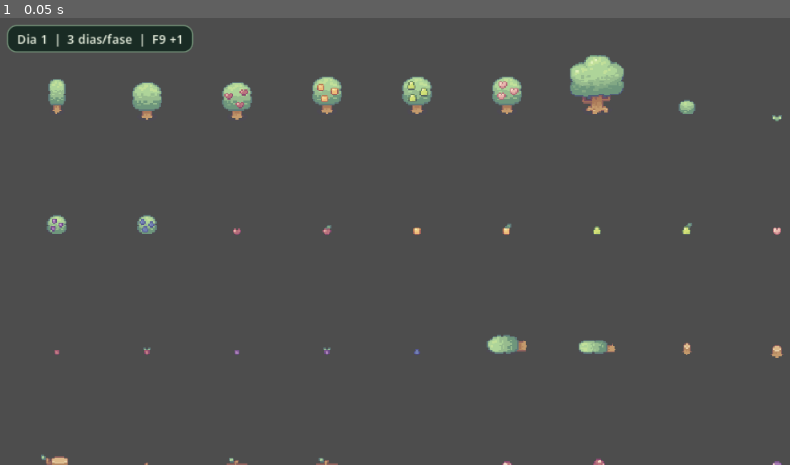
Above: before the commit, frame 1.
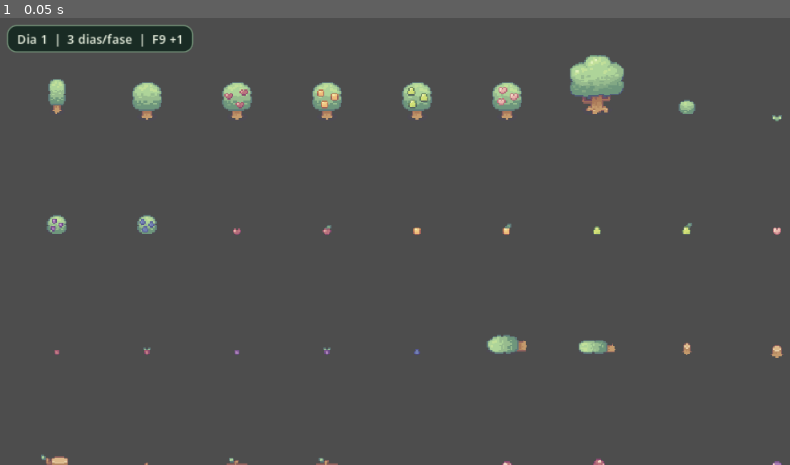
Above: after the commit, the same moment.

Repository: HelioConde/Slime-Harvest
Game: Godot game, scene res://scenes/objects/ObjectCatalog.tscn
Same seed, same stepped clock (60 frames per second), same inputs: the game is played once before the commit and once after it. This scene is started directly instead of the project's main scene.
Inputs:
- Up to frame 1 (0.05 s): no input

The runs differ from the first frame. In frame 1, 0.7% of the frame differs, in the area x 39-67%, y 13-23%.

Commit message:
feat(godot): animate orange peach and pear trees from existing apple tree template

Diff:
--- a/scenes/objects/trees/tree_apple.tscn
+++ b/scenes/objects/trees/tree_apple.tscn
@@ -134,7 +134,7 @@
 "duration": 1.0,
 "texture": SubResource("AtlasTexture_0seu4")
 }],
-"loop": 1,
+"loop": 0,
 "name": &"falling",
 "speed": 5.0
 }, {
--- a/scenes/objects/trees/tree_orange.tscn
+++ b/scenes/objects/trees/tree_orange.tscn
@@ -1,22 +1,206 @@
-[gd_scene load_steps=3 format=3]
-
-[ext_resource type="Texture2D" path="res://data/objects/trees/tree_orange.tres" id="1_texture"]
-[ext_resource type="Script" path="res://scripts/trees/choppable_tree.gd" id="choppable_script"]
+[gd_scene format=3]
+
+[ext_resource type="Texture2D" path="res://assets/Objects/Tree animations/tree orange sprites.png" id="1_ng81s"]
+[ext_resource type="Script" path="res://scripts/trees/choppable_tree.gd" id="1_chop"]
+
+[sub_resource type="AtlasTexture" id="AtlasTexture_3sxmd"]
+atlas = ExtResource("1_ng81s")
+region = Rect2(0, 144, 48, 48)
+
+[sub_resource type="AtlasTexture" id="AtlasTexture_mqcyn"]
+atlas = ExtResource("1_ng81s")
+region = Rect2(48, 144, 48, 48)
+
+[sub_resource type="AtlasTexture" id="AtlasTexture_fvpwd"]
+atlas = ExtResource("1_ng81s")
+region = Rect2(96, 144, 48, 48)
+
+[sub_resource type="AtlasTexture" id="AtlasTexture_ott6m"]
+atlas = ExtResource("1_ng81s")
+region = Rect2(144, 144, 48, 48)
+
+[sub_resource type="AtlasTexture" id="AtlasTexture_pwwwc"]
+atlas = ExtResource("1_ng81s")
+region = Rect2(192, 144, 48, 48)
+
+[sub_resource type="AtlasTexture" id="AtlasTexture_wpdwo"]
+atlas = ExtResource("1_ng81s")
+region = Rect2(240, 144, 48, 48)
+
+[sub_resource type="AtlasTexture" id="AtlasTexture_l0qd5"]
+atlas = ExtResource("1_ng81s")
+region = Rect2(288, 144, 48, 48)
+
+[sub_resource type="AtlasTexture" id="AtlasTexture_3b7ux"]
+atlas = ExtResource("1_ng81s")
+region = Rect2(336, 144, 48, 48)
+
+[sub_resource type="AtlasTexture" id="AtlasTexture_jnfrt"]
+atlas = ExtResource("1_ng81s")
+region = Rect2(384, 144, 48, 48)
+
+[sub_resource type="AtlasTexture" id="AtlasTexture_ampa4"]
+atlas = ExtResource("1_ng81s")
+region = Rect2(432, 144, 48, 48)
+
+[sub_resource type="AtlasTexture" id="AtlasTexture_fa808"]
+atlas = ExtResource("1_ng81s")
+region = Rect2(480, 144, 48, 48)
+
+[sub_resource type="AtlasTexture" id="AtlasTexture_0seu4"]
+atlas = ExtResource("1_ng81s")
+region = Rect2(528, 144, 48, 48)
+
+[sub_resource type="AtlasTexture" id="AtlasTexture_y63d2"]
+atlas = ExtResource("1_ng81s")
+region = Rect2(0, 48, 48, 48)
+
+[sub_resource type="AtlasTexture" id="AtlasTexture_x57jm"]
+atlas = ExtResource("1_ng81s")
+region = Rect2(48, 48, 48, 48)
+
+[sub_resource type="AtlasTexture" id="AtlasTexture_0yg8q"]
+atlas = ExtResource("1_ng81s")
+region = Rect2(96, 48, 48, 48)
+
+[sub_resource type="AtlasTexture" id="AtlasTexture_cqcxi"]
+atlas = ExtResource("1_ng81s")
+region = Rect2(144, 48, 48, 48)
+
+[sub_resource type="AtlasTexture" id="AtlasTexture_gx6wf"]
+atlas = ExtResource("1_ng81s")
+region = Rect2(0, 0, 48, 48)
+
+[sub_resource type="AtlasTexture" id="AtlasTexture_056ur"]
+atlas = ExtResource("1_ng81s")
+region = Rect2(0, 96, 48, 48)
+
+[sub_resource type="AtlasTexture" id="AtlasTexture_qdefp"]
+atlas = ExtResource("1_ng81s")
+region = Rect2(48, 96, 48, 48)
+
+[sub_resource type="AtlasTexture" id="AtlasTexture_1prrq"]
+atlas = ExtResource("1_ng81s")
+region = Rect2(96, 96, 48, 48)
+
+[sub_resource type="AtlasTexture" id="AtlasTexture_o0xxn"]
+atlas = ExtResource("1_ng81s")
+region = Rect2(144, 96, 48, 48)
+
+[sub_resource type="AtlasTexture" id="AtlasTexture_j4b2k"]
+atlas = ExtResource("1_ng81s")
+region = Rect2(192, 96, 48, 48)
+
+[sub_resource type="AtlasTexture" id="AtlasTexture_wqk40"]
+atlas = ExtResource("1_ng81s")
+region = Rect2(240, 96, 48, 48)
+
+[sub_resource type="SpriteFrames" id="SpriteFrames_uv805"]
+animations = [{
+"frames": [{
+"duration": 1.0,
+"texture": SubResource("AtlasTexture_3sxmd")
+}, {
+"duration": 1.0,
+"texture": SubResource("AtlasTexture_mqcyn")
+}, {
+"duration": 1.0,
+"texture": SubResource("AtlasTexture_fvpwd")
+}, {
+"duration": 1.0,
+"texture": SubResource("AtlasTexture_ott6m")
+}, {
+"duration": 1.0,
+"texture": SubResource("AtlasTexture_pwwwc")
+}, {
+"duration": 1.0,
+"texture": SubResource("AtlasTexture_wpdwo")
+}, {
+"duration": 1.0,
+"texture": SubResource("AtlasTexture_l0qd5")
+}, {
+"duration": 1.0,
+"texture": SubResource("AtlasTexture_3b7ux")
+}, {
+"duration": 1.0,
+"texture": SubResource("AtlasTexture_jnfrt")
+}, {
+"duration": 1.0,
+"texture": SubResource("AtlasTexture_ampa4")
+}, {
+"duration": 1.0,
+"texture": SubResource("AtlasTexture_fa808")
+}, {
+"duration": 1.0,
+"texture": SubResource("AtlasTexture_0seu4")
+}],
+"loop": 0,
+"name": &"falling",
+"speed": 5.0
+}, {
+"frames": [{
+"duration": 1.0,
+"texture": SubResource("AtlasTexture_y63d2")
+}, {
+"duration": 1.0,
+"texture": SubResource("AtlasTexture_x57jm")
+}, {
+"duration": 1.0,
+"texture": SubResource("AtlasTexture_0yg8q")
+}, {
+"duration": 1.0,
+"texture": SubResource("AtlasTexture_cqcxi")
+}],
+"loop": 1,
+"name": &"growing",
+"speed": 5.0
+}, {
+"frames": [{
+"duration": 1.0,
+"texture": SubResource("AtlasTexture_gx6wf")
+}],
+"loop": 1,
+"name": &"idle",
+"speed": 5.0
+}, {
+"frames": [{
+"duration": 1.0,
+"texture": SubResource("AtlasTexture_056ur")
+}, {
+"duration": 1.0,
+"texture": SubResource("AtlasTexture_qdefp")
+}, {
+"duration": 1.0,
+"texture": SubResource("AtlasTexture_1prrq")
+}, {
+"duration": 1.0,
+"texture": SubResource("AtlasTexture_o0xxn")
+}, {
+"duration": 1.0,
+"texture": SubResource("AtlasTexture_j4b2k")
+}, {
+"duration": 1.0,
+"texture": SubResource("AtlasTexture_wqk40")
+}],
+"loop": 0,
+"name": &"wind_swaying",
+"speed": 5.0
+}]
 
 [sub_resource type="RectangleShape2D" id="Shape_base"]
-size = Vector2(12, 6)
-
-[node name="tree_orange" type="StaticBody2D" groups=["world_objects"]]
-script = ExtResource("choppable_script")
+size = Vector2(5, 6)
+
+[node name="tree" type="StaticBody2D" unique_id=1818755409 groups=["world_objects"]]
 z_index = 10
+script = ExtResource("1_chop")
 texture_filter = 1
-collision_layer = 1
 collision_mask = 2
 
-[node name="Sprite2D" type="Sprite2D" parent="."]
+[node name="AnimatedSprite2D" type="AnimatedSprite2D" parent="." unique_id=2114169284]
 position = Vector2(0, -15.5)
-texture = ExtResource("1_texture")
-
-[node name="CollisionShape2D" type="CollisionShape2D" parent="."]
-position = Vector2(0, -3.0)
+sprite_frames = SubResource("SpriteFrames_uv805")
+animation = &"wind_swaying"
+
+[node name="CollisionShape2D" type="CollisionShape2D" parent="." unique_id=1683161023]
+position = Vector2(0.5, -1)
 shape = SubResource("Shape_base")
--- a/scenes/objects/trees/tree_peach.tscn
+++ b/scenes/objects/trees/tree_peach.tscn
@@ -1,22 +1,206 @@
-[gd_scene load_steps=3 format=3]
-
-[ext_resource type="Texture2D" path="res://data/objects/trees/tree_peach.tres" id="1_texture"]
-[ext_resource type="Script" path="res://scripts/trees/choppable_tree.gd" id="choppable_script"]
+[gd_scene format=3]
+
+[ext_resource type="Texture2D" path="res://assets/Objects/Tree animations/tree peach sprites.png" id="1_ng81s"]
+[ext_resource type="Script" path="res://scripts/trees/choppable_tree.gd" id="1_chop"]
+
+[sub_resource type="AtlasTexture" id="AtlasTexture_3sxmd"]
+atlas = ExtResource("1_ng81s")
+region = Rect2(0, 144, 48, 48)
+
+[sub_resource type="AtlasTexture" id="AtlasTexture_mqcyn"]
+atlas = ExtResource("1_ng81s")
+region = Rect2(48, 144, 48, 48)
+
+[sub_resource type="AtlasTexture" id="AtlasTexture_fvpwd"]
+atlas = ExtResource("1_ng81s")
+region = Rect2(96, 144, 48, 48)
+
+[sub_resource type="AtlasTexture" id="AtlasTexture_ott6m"]
+atlas = ExtResource("1_ng81s")
+region = Rect2(144, 144, 48, 48)
+
+[sub_resource type="AtlasTexture" id="AtlasTexture_pwwwc"]
+atlas = ExtResource("1_ng81s")
+region = Rect2(192, 144, 48, 48)
+
+[sub_resource type="AtlasTexture" id="AtlasTexture_wpdwo"]
+atlas = ExtResource("1_ng81s")
+region = Rect2(240, 144, 48, 48)
+
+[sub_resource type="AtlasTexture" id="AtlasTexture_l0qd5"]
+atlas = ExtResource("1_ng81s")
+region = Rect2(288, 144, 48, 48)
+
+[sub_resource type="AtlasTexture" id="AtlasTexture_3b7ux"]
+atlas = ExtResource("1_ng81s")
+region = Rect2(336, 144, 48, 48)
+
+[sub_resource type="AtlasTexture" id="AtlasTexture_jnfrt"]
+atlas = ExtResource("1_ng81s")
+region = Rect2(384, 144, 48, 48)
+
+[sub_resource type="AtlasTexture" id="AtlasTexture_ampa4"]
+atlas = ExtResource("1_ng81s")
+region = Rect2(432, 144, 48, 48)
+
+[sub_resource type="AtlasTexture" id="AtlasTexture_fa808"]
+atlas = ExtResource("1_ng81s")
+region = Rect2(480, 144, 48, 48)
+
+[sub_resource type="AtlasTexture" id="AtlasTexture_0seu4"]
+atlas = ExtResource("1_ng81s")
+region = Rect2(528, 144, 48, 48)
+
+[sub_resource type="AtlasTexture" id="AtlasTexture_y63d2"]
+atlas = ExtResource("1_ng81s")
+region = Rect2(0, 48, 48, 48)
+
+[sub_resource type="AtlasTexture" id="AtlasTexture_x57jm"]
+atlas = ExtResource("1_ng81s")
+region = Rect2(48, 48, 48, 48)
+
+[sub_resource type="AtlasTexture" id="AtlasTexture_0yg8q"]
+atlas = ExtResource("1_ng81s")
+region = Rect2(96, 48, 48, 48)
+
+[sub_resource type="AtlasTexture" id="AtlasTexture_cqcxi"]
+atlas = ExtResource("1_ng81s")
+region = Rect2(144, 48, 48, 48)
+
+[sub_resource type="AtlasTexture" id="AtlasTexture_gx6wf"]
+atlas = ExtResource("1_ng81s")
+region = Rect2(0, 0, 48, 48)
+
+[sub_resource type="AtlasTexture" id="AtlasTexture_056ur"]
+atlas = ExtResource("1_ng81s")
+region = Rect2(0, 96, 48, 48)
+
+[sub_resource type="AtlasTexture" id="AtlasTexture_qdefp"]
+atlas = ExtResource("1_ng81s")
+region = Rect2(48, 96, 48, 48)
+
+[sub_resource type="AtlasTexture" id="AtlasTexture_1prrq"]
+atlas = ExtResource("1_ng81s")
+region = Rect2(96, 96, 48, 48)
+
+[sub_resource type="AtlasTexture" id="AtlasTexture_o0xxn"]
+atlas = ExtResource("1_ng81s")
+region = Rect2(144, 96, 48, 48)
+
+[sub_resource type="AtlasTexture" id="AtlasTexture_j4b2k"]
+atlas = ExtResource("1_ng81s")
+region = Rect2(192, 96, 48, 48)
+
+[sub_resource type="AtlasTexture" id="AtlasTexture_wqk40"]
+atlas = ExtResource("1_ng81s")
+region = Rect2(240, 96, 48, 48)
+
+[sub_resource type="SpriteFrames" id="SpriteFrames_uv805"]
+animations = [{
+"frames": [{
+"duration": 1.0,
+"texture": SubResource("AtlasTexture_3sxmd")
+}, {
+"duration": 1.0,
+"texture": SubResource("AtlasTexture_mqcyn")
+}, {
+"duration": 1.0,
+"texture": SubResource("AtlasTexture_fvpwd")
+}, {
+"duration": 1.0,
+"texture": SubResource("AtlasTexture_ott6m")
+}, {
+"duration": 1.0,
+"texture": SubResource("AtlasTexture_pwwwc")
+}, {
+"duration": 1.0,
+"texture": SubResource("AtlasTexture_wpdwo")
+}, {
+"duration": 1.0,
+"texture": SubResource("AtlasTexture_l0qd5")
+}, {
+"duration": 1.0,
+"texture": SubResource("AtlasTexture_3b7ux")
+}, {
+"duration": 1.0,
+"texture": SubResource("AtlasTexture_jnfrt")
+}, {
+"duration": 1.0,
+"texture": SubResource("AtlasTexture_ampa4")
+}, {
+"duration": 1.0,
+"texture": SubResource("AtlasTexture_fa808")
+}, {
+"duration": 1.0,
+"texture": SubResource("AtlasTexture_0seu4")
+}],
+"loop": 0,
+"name": &"falling",
+"speed": 5.0
+}, {
+"frames": [{
+"duration": 1.0,
+"texture": SubResource("AtlasTexture_y63d2")
+}, {
+"duration": 1.0,
+"texture": SubResource("AtlasTexture_x57jm")
+}, {
+"duration": 1.0,
+"texture": SubResource("AtlasTexture_0yg8q")
+}, {
+"duration": 1.0,
+"texture": SubResource("AtlasTexture_cqcxi")
+}],
+"loop": 1,
+"name": &"growing",
+"speed": 5.0
+}, {
+"frames": [{
+"duration": 1.0,
+"texture": SubResource("AtlasTexture_gx6wf")
+}],
+"loop": 1,
+"name": &"idle",
+"speed": 5.0
+}, {
+"frames": [{
+"duration": 1.0,
+"texture": SubResource("AtlasTexture_056ur")
+}, {
+"duration": 1.0,
+"texture": SubResource("AtlasTexture_qdefp")
+}, {
+"duration": 1.0,
+"texture": SubResource("AtlasTexture_1prrq")
+}, {
+"duration": 1.0,
+"texture": SubResource("AtlasTexture_o0xxn")
+}, {
+"duration": 1.0,
+"texture": SubResource("AtlasTexture_j4b2k")
+}, {
+"duration": 1.0,
+"texture": SubResource("AtlasTexture_wqk40")
+}],
+"loop": 0,
+"name": &"wind_swaying",
+"speed": 5.0
+}]
 
 [sub_resource type="RectangleShape2D" id="Shape_base"]
-size = Vector2(12, 6)
-
-[node name="tree_peach" type="StaticBody2D" groups=["world_objects"]]
-script = ExtResource("choppable_script")
+size = Vector2(5, 6)
+
+[node name="tree" type="StaticBody2D" unique_id=1818755409 groups=["world_objects"]]
 z_index = 10
+script = ExtResource("1_chop")
 texture_filter = 1
-collision_layer = 1
 collision_mask = 2
 
-[node name="Sprite2D" type="Sprite2D" parent="."]
+[node name="AnimatedSprite2D" type="AnimatedSprite2D" parent="." unique_id=2114169284]
 position = Vector2(0, -15.5)
-texture = ExtResource("1_texture")
-
-[node name="CollisionShape2D" type="CollisionShape2D" parent="."]
-position = Vector2(0, -3.0)
+sprite_frames = SubResource("SpriteFrames_uv805")
+animation = &"wind_swaying"
+
+[node name="CollisionShape2D" type="CollisionShape2D" parent="." unique_id=1683161023]
+position = Vector2(0.5, -1)
 shape = SubResource("Shape_base")
--- a/scenes/objects/trees/tree_pear.tscn
+++ b/scenes/objects/trees/tree_pear.tscn
@@ -1,22 +1,206 @@
-[gd_scene load_steps=3 format=3]
-
-[ext_resource type="Texture2D" path="res://data/objects/trees/tree_pear.tres" id="1_texture"]
-[ext_resource type="Script" path="res://scripts/trees/choppable_tree.gd" id="choppable_script"]
+[gd_scene format=3]
+
+[ext_resource type="Texture2D" path="res://assets/Objects/Tree animations/tree pear sprites.png" id="1_ng81s"]
+[ext_resource type="Script" path="res://scripts/trees/choppable_tree.gd" id="1_chop"]
+
+[sub_resource type="AtlasTexture" id="AtlasTexture_3sxmd"]
+atlas = ExtResource("1_ng81s")
+region = Rect2(0, 144, 48, 48)
+
+[sub_resource type="AtlasTexture" id="AtlasTexture_mqcyn"]
+atlas = ExtResource("1_ng81s")
+region = Rect2(48, 144, 48, 48)
+
+[sub_resource type="AtlasTexture" id="AtlasTexture_fvpwd"]
+atlas = ExtResource("1_ng81s")
+region = Rect2(96, 144, 48, 48)
+
+[sub_resource type="AtlasTexture" id="AtlasTexture_ott6m"]
+atlas = ExtResource("1_ng81s")
+region = Rect2(144, 144, 48, 48)
+
+[sub_resource type="AtlasTexture" id="AtlasTexture_pwwwc"]
+atlas = ExtResource("1_ng81s")
+region = Rect2(192, 144, 48, 48)
+
+[sub_resource type="AtlasTexture" id="AtlasTexture_wpdwo"]
+atlas = ExtResource("1_ng81s")
+region = Rect2(240, 144, 48, 48)
+
+[sub_resource type="AtlasTexture" id="AtlasTexture_l0qd5"]
+atlas = ExtResource("1_ng81s")
+region = Rect2(288, 144, 48, 48)
+
+[sub_resource type="AtlasTexture" id="AtlasTexture_3b7ux"]
+atlas = ExtResource("1_ng81s")
+region = Rect2(336, 144, 48, 48)
+
+[sub_resource type="AtlasTexture" id="AtlasTexture_jnfrt"]
+atlas = ExtResource("1_ng81s")
+region = Rect2(384, 144, 48, 48)
+
+[sub_resource type="AtlasTexture" id="AtlasTexture_ampa4"]
+atlas = ExtResource("1_ng81s")
+region = Rect2(432, 144, 48, 48)
+
+[sub_resource type="AtlasTexture" id="AtlasTexture_fa808"]
+atlas = ExtResource("1_ng81s")
+region = Rect2(480, 144, 48, 48)
+
+[sub_resource type="AtlasTexture" id="AtlasTexture_0seu4"]
+atlas = ExtResource("1_ng81s")
+region = Rect2(528, 144, 48, 48)
+
+[sub_resource type="AtlasTexture" id="AtlasTexture_y63d2"]
+atlas = ExtResource("1_ng81s")
+region = Rect2(0, 48, 48, 48)
+
+[sub_resource type="AtlasTexture" id="AtlasTexture_x57jm"]
+atlas = ExtResource("1_ng81s")
+region = Rect2(48, 48, 48, 48)
+
+[sub_resource type="AtlasTexture" id="AtlasTexture_0yg8q"]
+atlas = ExtResource("1_ng81s")
+region = Rect2(96, 48, 48, 48)
+
+[sub_resource type="AtlasTexture" id="AtlasTexture_cqcxi"]
+atlas = ExtResource("1_ng81s")
+region = Rect2(144, 48, 48, 48)
+
+[sub_resource type="AtlasTexture" id="AtlasTexture_gx6wf"]
+atlas = ExtResource("1_ng81s")
+region = Rect2(0, 0, 48, 48)
+
+[sub_resource type="AtlasTexture" id="AtlasTexture_056ur"]
+atlas = ExtResource("1_ng81s")
+region = Rect2(0, 96, 48, 48)
+
+[sub_resource type="AtlasTexture" id="AtlasTexture_qdefp"]
+atlas = ExtResource("1_ng81s")
+region = Rect2(48, 96, 48, 48)
+
+[sub_resource type="AtlasTexture" id="AtlasTexture_1prrq"]
+atlas = ExtResource("1_ng81s")
+region = Rect2(96, 96, 48, 48)
+
+[sub_resource type="AtlasTexture" id="AtlasTexture_o0xxn"]
+atlas = ExtResource("1_ng81s")
+region = Rect2(144, 96, 48, 48)
+
+[sub_resource type="AtlasTexture" id="AtlasTexture_j4b2k"]
+atlas = ExtResource("1_ng81s")
+region = Rect2(192, 96, 48, 48)
+
+[sub_resource type="AtlasTexture" id="AtlasTexture_wqk40"]
+atlas = ExtResource("1_ng81s")
+region = Rect2(240, 96, 48, 48)
+
+[sub_resource type="SpriteFrames" id="SpriteFrames_uv805"]
+animations = [{
+"frames": [{
+"duration": 1.0,
+"texture": SubResource("AtlasTexture_3sxmd")
+}, {
+"duration": 1.0,
+"texture": SubResource("AtlasTexture_mqcyn")
+}, {
+"duration": 1.0,
+"texture": SubResource("AtlasTexture_fvpwd")
+}, {
+"duration": 1.0,
+"texture": SubResource("AtlasTexture_ott6m")
+}, {
+"duration": 1.0,
+"texture": SubResource("AtlasTexture_pwwwc")
+}, {
+"duration": 1.0,
+"texture": SubResource("AtlasTexture_wpdwo")
+}, {
+"duration": 1.0,
+"texture": SubResource("AtlasTexture_l0qd5")
+}, {
+"duration": 1.0,
+"texture": SubResource("AtlasTexture_3b7ux")
+}, {
+"duration": 1.0,
+"texture": SubResource("AtlasTexture_jnfrt")
+}, {
+"duration": 1.0,
+"texture": SubResource("AtlasTexture_ampa4")
+}, {
+"duration": 1.0,
+"texture": SubResource("AtlasTexture_fa808")
+}, {
+"duration": 1.0,
+"texture": SubResource("AtlasTexture_0seu4")
+}],
+"loop": 0,
+"name": &"falling",
+"speed": 5.0
+}, {
+"frames": [{
+"duration": 1.0,
+"texture": SubResource("AtlasTexture_y63d2")
+}, {
+"duration": 1.0,
+"texture": SubResource("AtlasTexture_x57jm")
+}, {
+"duration": 1.0,
+"texture": SubResource("AtlasTexture_0yg8q")
+}, {
+"duration": 1.0,
+"texture": SubResource("AtlasTexture_cqcxi")
+}],
+"loop": 1,
+"name": &"growing",
+"speed": 5.0
+}, {
+"frames": [{
+"duration": 1.0,
+"texture": SubResource("AtlasTexture_gx6wf")
+}],
+"loop": 1,
+"name": &"idle",
+"speed": 5.0
+}, {
+"frames": [{
+"duration": 1.0,
+"texture": SubResource("AtlasTexture_056ur")
+}, {
+"duration": 1.0,
+"texture": SubResource("AtlasTexture_qdefp")
+}, {
+"duration": 1.0,
+"texture": SubResource("AtlasTexture_1prrq")
+}, {
+"duration": 1.0,
+"texture": SubResource("AtlasTexture_o0xxn")
+}, {
+"duration": 1.0,
+"texture": SubResource("AtlasTexture_j4b2k")
+}, {
+"duration": 1.0,
+"texture": SubResource("AtlasTexture_wqk40")
+}],
+"loop": 0,
+"name": &"wind_swaying",
+"speed": 5.0
+}]
 
 [sub_resource type="RectangleShape2D" id="Shape_base"]
-size = Vector2(12, 6)
-
-[node name="tree_pear" type="StaticBody2D" groups=["world_objects"]]
-script = ExtResource("choppable_script")
+size = Vector2(5, 6)
+
+[node name="tree" type="StaticBody2D" unique_id=1818755409 groups=["world_objects"]]
 z_index = 10
+script = ExtResource("1_chop")
 texture_filter = 1
-collision_layer = 1
 collision_mask = 2
 
-[node name="Sprite2D" type="Sprite2D" parent="."]
+[node name="AnimatedSprite2D" type="AnimatedSprite2D" parent="." unique_id=2114169284]
 position = Vector2(0, -15.5)
-texture = ExtResource("1_texture")
-
-[node name="CollisionShape2D" type="CollisionShape2D" parent="."]
-position = Vector2(0, -3.0)
+sprite_frames = SubResource("SpriteFrames_uv805")
+animation = &"wind_swaying"
+
+[node name="CollisionShape2D" type="CollisionShape2D" parent="." unique_id=1683161023]
+position = Vector2(0.5, -1)
 shape = SubResource("Shape_base")
--- /dev/null
+++ b/scenes/trees/FruitTreesDemo.tscn
@@ -0,0 +1,45 @@
+[gd_scene format=3]
+
+[ext_resource type="PackedScene" path="res://scenes/player/Player.tscn" id="1_player"]
+[ext_resource type="PackedScene" path="res://scenes/objects/trees/tree_apple.tscn" id="2_apple"]
+[ext_resource type="PackedScene" path="res://scenes/objects/trees/tree_orange.tscn" id="3_orange"]
+[ext_resource type="PackedScene" path="res://scenes/objects/trees/tree_peach.tscn" id="4_peach"]
+[ext_resource type="PackedScene" path="res://scenes/objects/trees/tree_pear.tscn" id="5_pear"]
+[ext_resource type="Script" path="res://scripts/ui/fruit_tree_demo.gd" id="6_demo"]
+
+[node name="FruitTreesDemo" type="Node2D"]
+y_sort_enabled = true
+script = ExtResource("6_demo")
+
+[node name="Player" parent="." instance=ExtResource("1_player")]
+position = Vector2(250, 228)
+
+[node name="AppleTree" parent="." instance=ExtResource("2_apple")]
+position = Vector2(125, 153)
+persist_felling = false
+
+[node name="OrangeTree" parent="." instance=ExtResource("3_orange")]
+position = Vector2(230, 153)
+persist_felling = false
+
+[node name="PeachTree" parent="." instance=ExtResource("4_peach")]
+position = Vector2(335, 153)
+persist_felling = false
+
+[node name="PearTree" parent="." instance=ExtResource("5_pear")]
+position = Vector2(440, 153)
+persist_felling = false
+
+[node name="Info" type="CanvasLayer" parent="."]
+layer = 8
+
+[node name="Help" type="Label" parent="Info"]
+offset_left = 260.0
+offset_top = 12.0
+offset_right = 630.0
+offset_bottom = 50.0
+horizontal_alignment = 2
+theme_override_font_sizes/font_size = 10
+theme_override_colors/font_color = Color(0.94, 0.96, 0.91, 1)
+text = "Macieira  |  Laranjeira  |  Pessegueiro  |  Pereira
+2 Machado / clique ou F para cortar · F6 reinicia"
--- /dev/null
+++ b/scripts/ui/fruit_tree_demo.gd
@@ -0,0 +1,9 @@
+extends Node2D
+## Cena de referencia de especies frutiferas, sem modificar o World.tscn.
+
+func _ready() -> void:
+	RenderingServer.set_default_clear_color(Color("#70955c"))
+	var player: CharacterBody2D = $Player as CharacterBody2D
+	var camera := player.get_node_or_null("Camera2D") as Camera2D
+	if camera != null:
+		camera.zoom = Vector2(1.25, 1.25)
